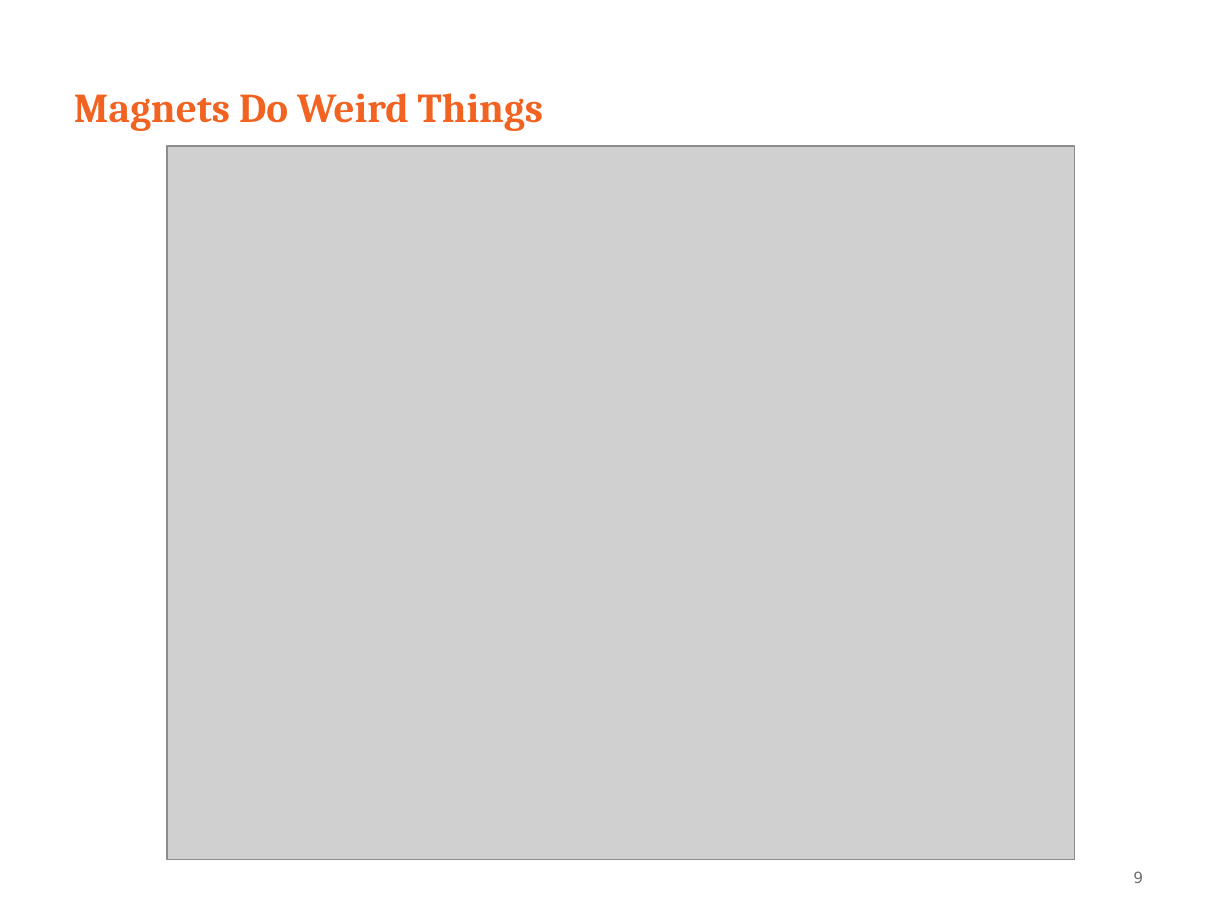
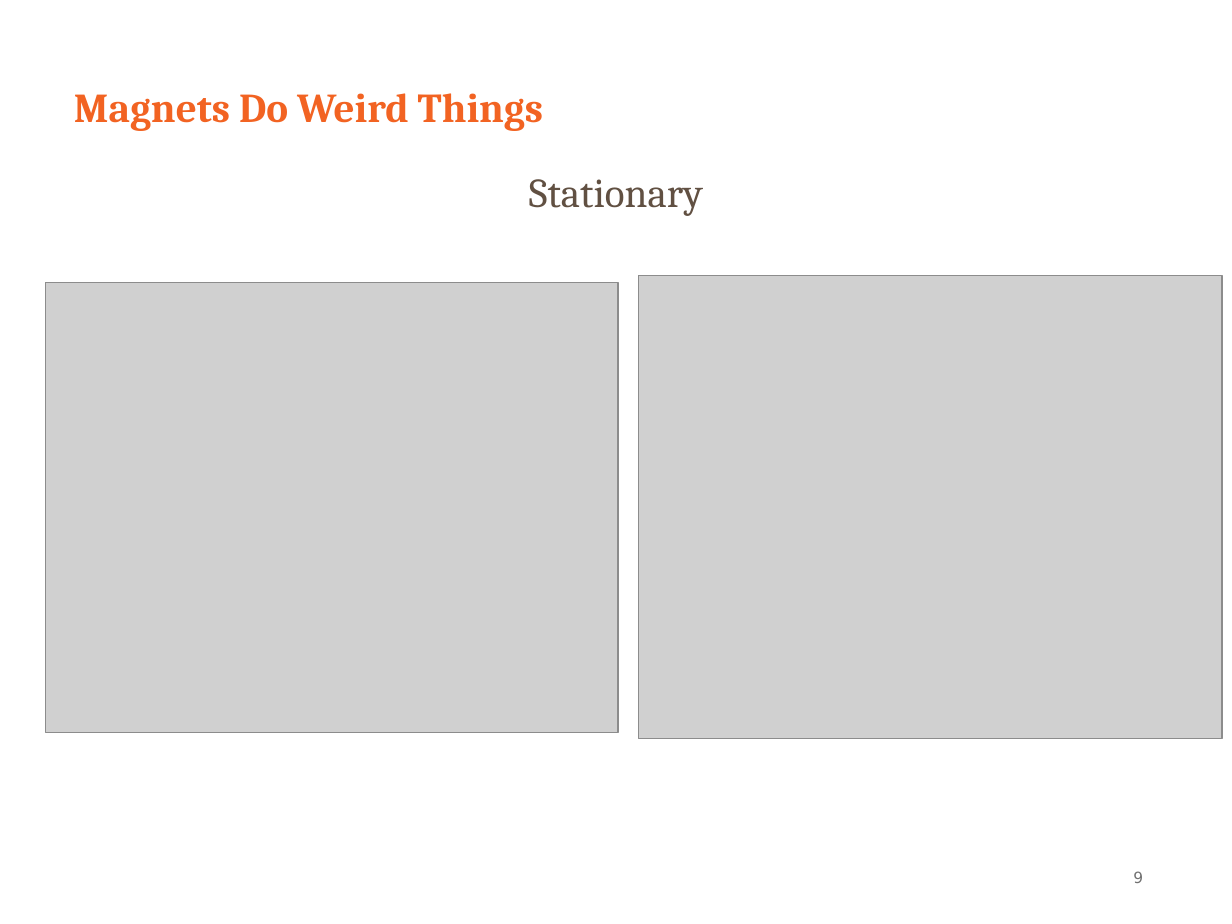
Before and after one commit to AmmarKothari/CE661_KinPosNav, a slide deck: slide 10 of Project/Final Project_KPN_Ammar.pptx. Drawn at 1232x924 pixels with LibreOffice and Linux fonts; fonts in the diff are those of the drawing; grey boxes stand for pictures; background and template pictures are left out. Boxes give left, top, right and bottom in pixels: in the first picture for what was removed or moved away, otherwise in the second. Text is boxed around its words. In the diff, an @@ line names an element or a change of style, - is before the commit and + after.

```diff
--- a/Project/Final Project_KPN_Ammar.pptx
+++ b/Project/Final Project_KPN_Ammar.pptx
@@ text added at <box>529,179,703,216</box>, 24 pt, text #615042 @@
+Stationary
@@ picture: place and size @@
-picture at <box>168,147,1076,860</box>
+picture at <box>46,282,618,732</box>
@@ picture added at <box>638,276,1222,739</box> @@
```
Also in this commit, not shown: 7 other slides changed, 1 slide removed, 21 other files.
